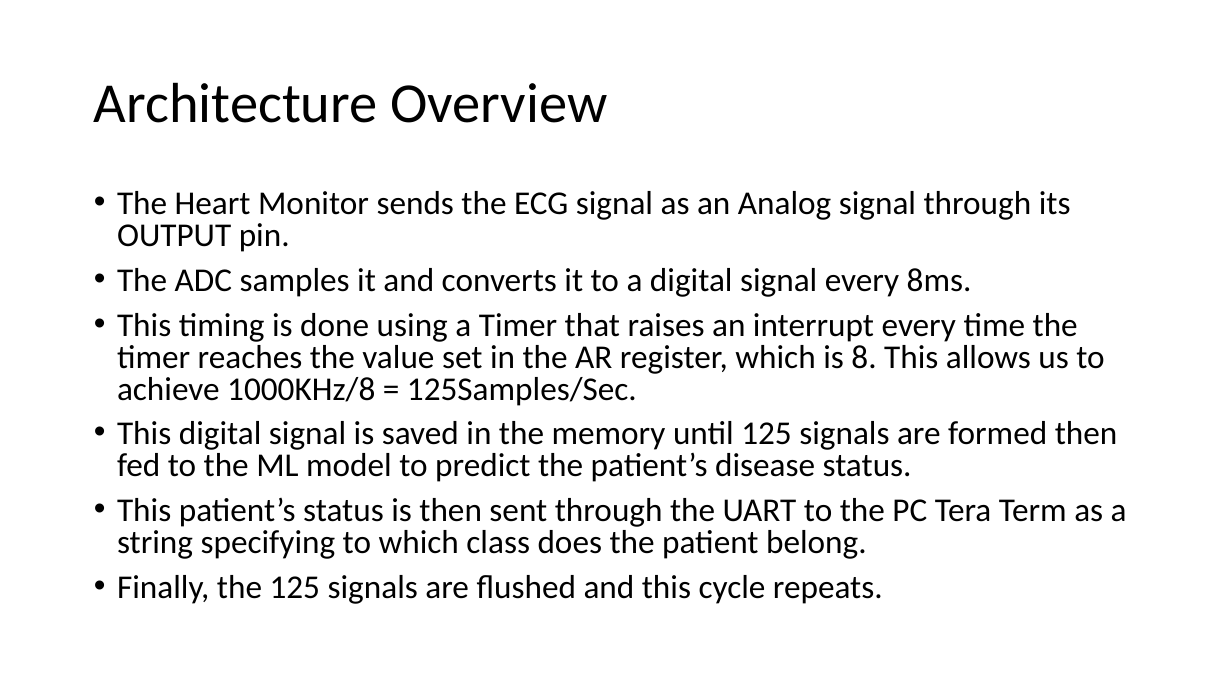
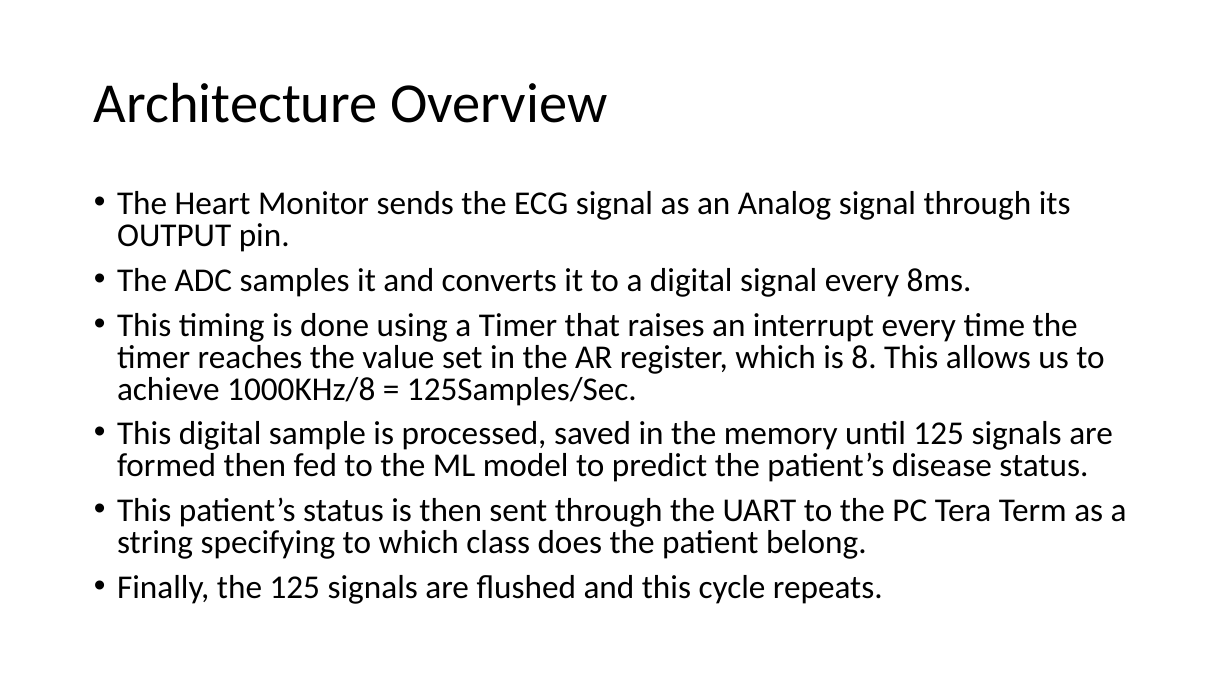
Before and after one commit to djzenma/ECG-Heart-Monitor-STM32-TFLite, a slide deck: slide 14 of Report_Presentation/Presentation.pptx. Drawn at 1232x693 pixels with LibreOffice and Linux fonts; fonts in the diff are those of the drawing. Boxes give left, top, right and bottom in pixels: in the first picture for what was removed or moved away, otherwise in the second. Text is boxed around its words. In the diff, an @@ line names an element or a change of style, - is before the commit and + after.

```diff
--- a/Report_Presentation/Presentation.pptx
+++ b/Report_Presentation/Presentation.pptx
@@ text at <box>117,421,1113,482</box>: text changed @@
-• This digital signal is saved in the memory until 125 signals are formed then fed to the ML model to predict the patient’s disease status.
+• This digital sample is processed, saved in the memory until 125 signals are formed then fed to the ML model to predict the patient’s disease status.
```
Also in this commit, not shown: 1 other slide changed, 3 slides added, 1 other file.
